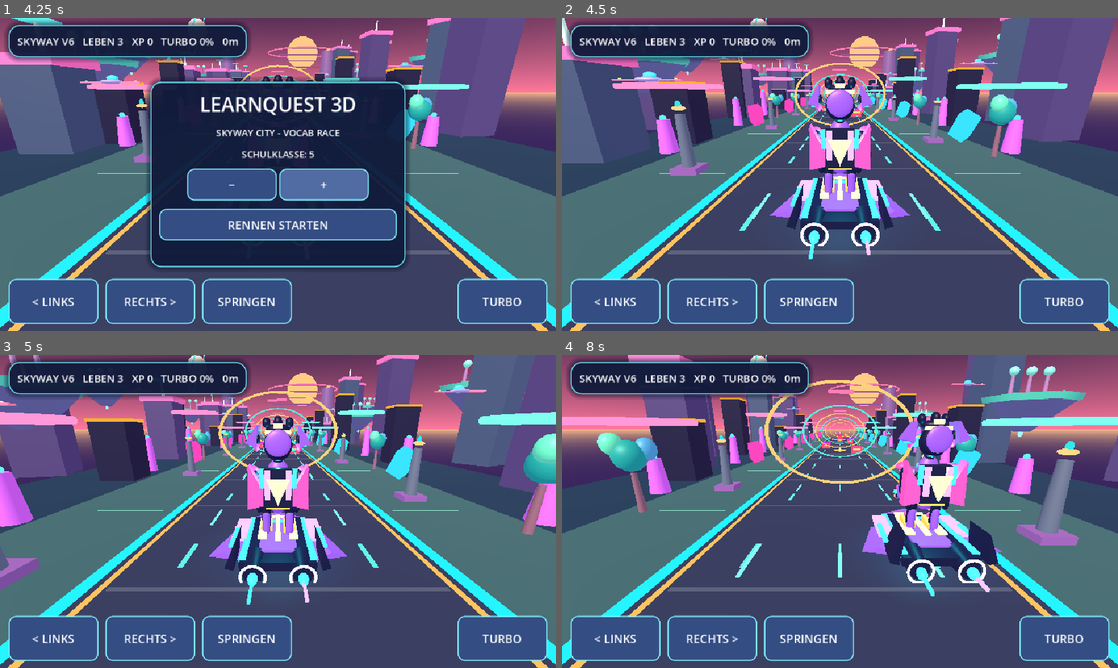
Above: before the commit, frames 1-4 (two rows, left to right).
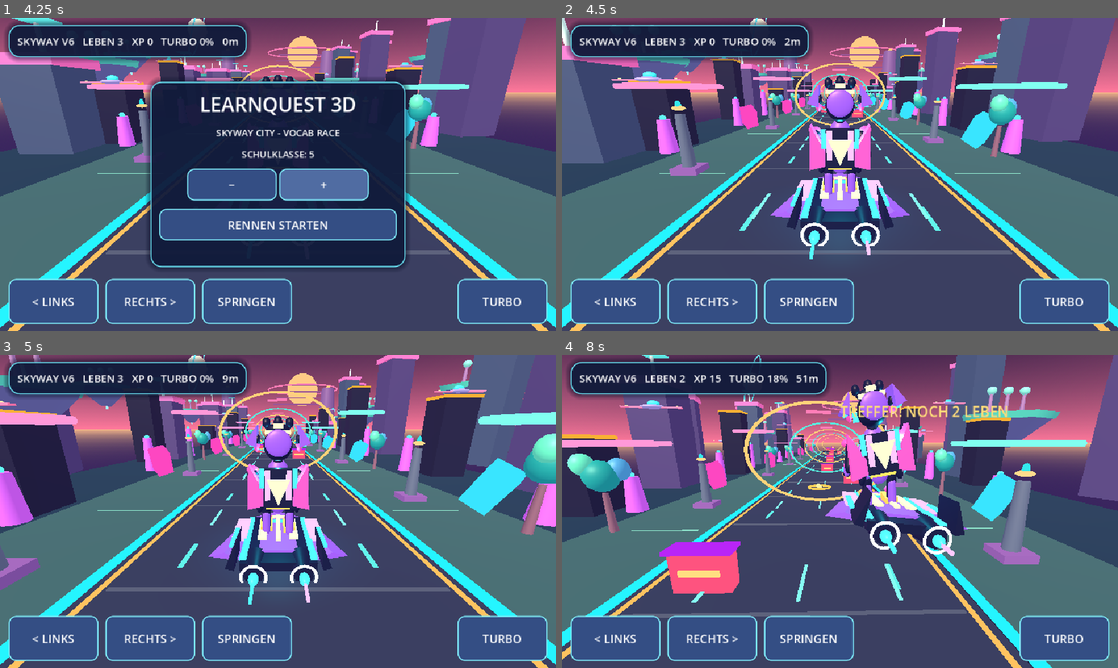
Above: after the commit, the same moments.

Repository: mtothek0703/learnquest-unity-web
Game: Godot game, scene res://main.tscn
Same seed, same stepped clock (60 frames per second), same inputs: the game is played once before the commit and once after it.
Inputs:
- Up to frame 1 (4.25 s): click "RECHTS >" at 0.5 s; click "SPRINGEN" at 1.25 s; click "TURBO" at 2 s; click "−" at 2.75 s; click "+" at 3.5 s
- Up to frame 2 (4.5 s): click "RENNEN STARTEN" at 4.25 s
- Up to frame 3 (5 s): no input
- Up to frame 4 (8 s): hold Right 5.03-5.78 s; tap Space at 5.27, 6.02, 7.52 s; hold S 5.78-6.53 s; hold Right from 6.53 s (still down)

Frame 1 is identical in both runs. In frame 2, 3.3% of the frame differs, in the area x 11-79%, y 6-78%; in frame 3, 12%; in frame 4, 51%, in the area x 0-100%, y 0-100%.
Error before the commit: Parse Error: Argument 1 of annotation "@export_file" contains a comma. Use separate arguments instead. (res://rider_character.gd:5)

Commit message:
fix(godot): correct export_file annotation that prevented V15 game startup

Diff:
--- a/godot/rider_character.gd
+++ b/godot/rider_character.gd
@@ -2,7 +2,7 @@
 ## Visual model adapter for LearnQuest riders. The working hoverboard, jets,
 ## trails and gameplay remain in LegacyRider when a new character is installed.
 ## A CC0 glTF/GLB can be placed at the exported path without rewriting world.gd.
-@export_file("*.glb,*.gltf,*.tscn") var character_asset_path: String = "res://models/rider.glb"
+@export_file("*.glb", "*.gltf", "*.tscn") var character_asset_path: String = "res://models/rider.glb"
 @export var model_scale: float = 1.0
 @export var model_vertical_offset: float = 0.0
 
